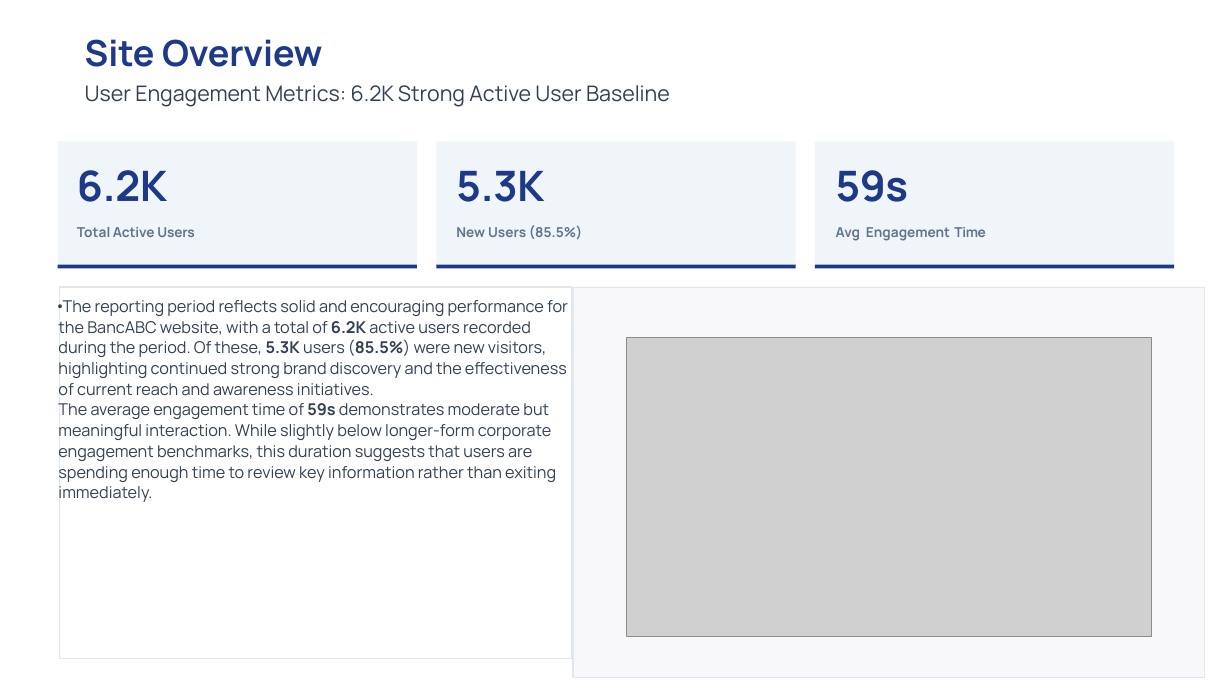
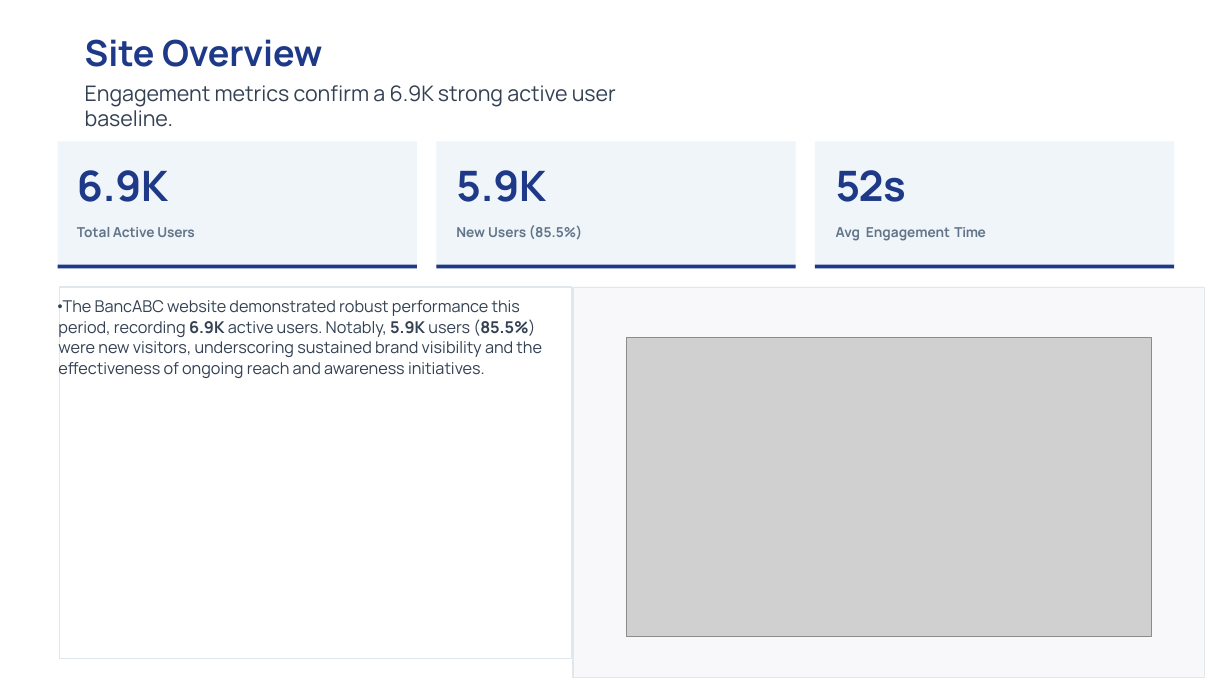
Before and after one commit to Rakinzi/reports, a slide deck: slide 4 of src/reports/report-templates/june-2026/bancabc-29-June-2026.pptx. Drawn at 1232x695 pixels with LibreOffice and Linux fonts; fonts in the diff are those of the drawing; grey boxes stand for pictures. Boxes give left, top, right and bottom in pixels: in the first picture for what was removed or moved away, otherwise in the second. Text is boxed around its words. In the diff, an @@ line names an element or a change of style, - is before the commit and + after.

Commit message:
Support redoing reports and robust GA4 date handling
Add a frontend 'Redo' action to regenerate a report with the same dates and show progress. Make GA4 snapshot navigation more robust by continuing when the summary card is absent and adding _ga4_dated_snapshot_url to force explicit date ranges when GA4 rewrites presets. Improve template picture mappings (bancabc) and avoid removing template-specific Picture 11. Capture only the Security Report Summary card for security header screenshots. Add a helper script to ensure templates end with Uptime and Recommendations, update PPTX templates, and add tests for the GA4 dated-URL behavior. Also include Playwright output artifacts.

```diff
--- a/src/reports/report-templates/june-2026/bancabc-29-June-2026.pptx
+++ b/src/reports/report-templates/june-2026/bancabc-29-June-2026.pptx
@@ title at <box>85,85,616,127</box>: text changed @@
-User Engagement Metrics: 6.2K Strong Active User Baseline
+Engagement metrics confirm a 6.9K strong active user baseline.
@@ text at <box>77,170,168,202</box>: text changed @@
-6.2K
+6.9K
@@ text at <box>456,170,546,202</box>: text changed @@
-5.3K
+5.9K
@@ text at <box>836,170,906,202</box>: text changed @@
-59s
+52s
@@ text at <box>58,300,542,378</box>: text changed @@
-• The reporting period reflects solid and encouraging performance for the BancABC website, with a total of 6.2K active users recorded during the period. Of these, 5.3K users (85.5%) were new visitors, highlighting continued strong brand discovery and the effectiveness of current reach and awareness initiatives.
-The average engagement time of 59s demonstrates moderate but meaningful interaction. While slightly below longer-form corporate engagement benchmarks, this duration suggests that users are spending enough time to review key information rather than exiting immediately.
+• The BancABC website demonstrated robust performance this period, recording 6.9K active users. Notably, 5.9K users (85.5%) were new visitors, underscoring sustained brand visibility and the effectiveness of ongoing reach and awareness initiatives.
```
Also in this commit, not shown: 9 other slides changed, 4 slides added, 1 slide removed, 20 other files.
